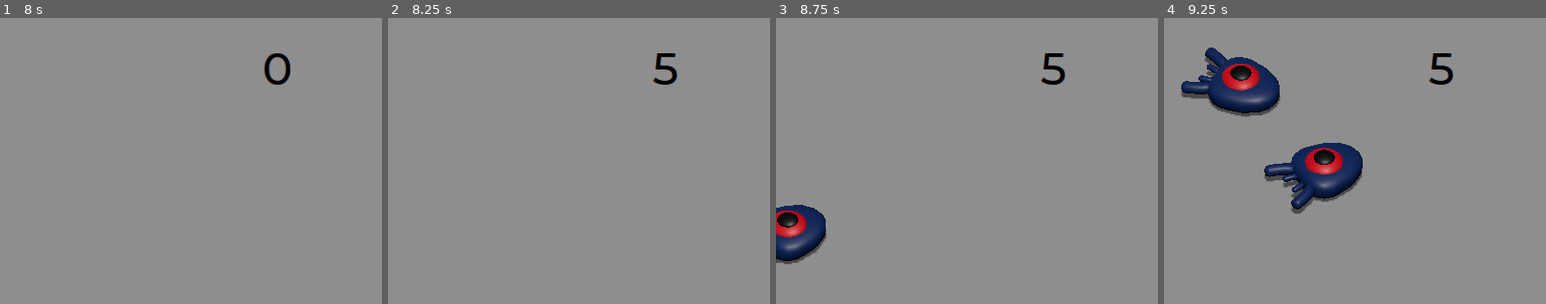
Above: before the commit, frames 1-4 (left to right).
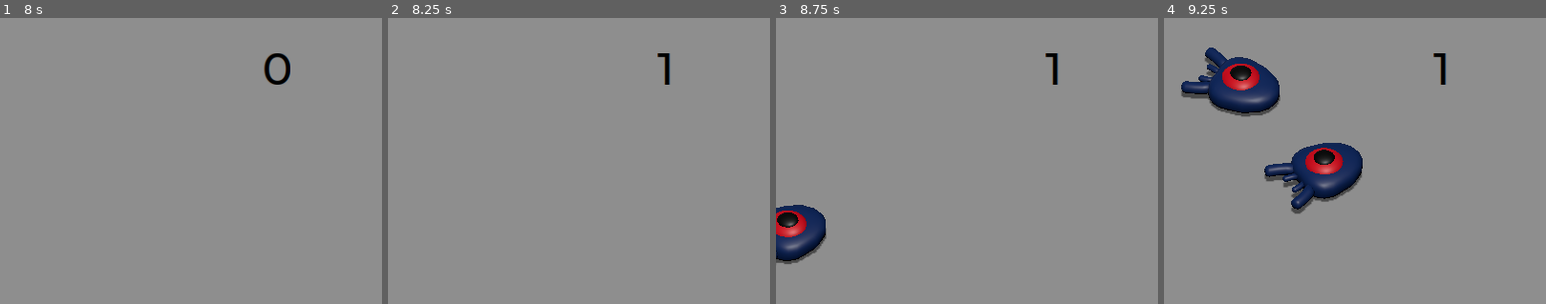
Above: after the commit, the same moments.

Repository: ParadoxV5/godot-first3D
Game: Godot game, scene res://main/main.tscn
The game is run twice, just before and just after one commit, with the same random seed, the same clock (stepped at 60 frames per second) and the same inputs.
Inputs:
- Up to frame 1 (8 s): tap Enter at 0.5 s; hold Right (move_right) 0.53-1.28 s; tap Space (jump) at 0.77, 1.52, 3.02, 3.77, 4.52, 6.02, 6.77, 7.52 s; hold Down (move_back) 1.28-2.03 s; hold Right (move_right) 2.03-2.78 s; hold Up (move_forward) 2.78-3.53 s; hold Left (move_left) 3.53-5.03 s; hold Down (move_back) 5.03-5.78 s; hold Right (move_right) 5.78-6.53 s; hold Up (move_forward) 6.53-7.28 s; hold Right (move_right) from 7.28 s (still down)
- Up to frame 2 (8.25 s): tap Space (jump) at 8 s; release Right (move_right) at 8.03 s; hold Down (move_back) from 8.03 s (still down)
- Up to frame 3 (8.75 s): keep holding Down (move_back)
- Up to frame 4 (9.25 s): release Down (move_back) at 8.78 s; hold Left (move_left) from 8.78 s (still down); tap Space (jump) at 9.02 s
The pictures show only the part of the screen within x 14-64%, y 0-50%; the shares and areas given below are measured in that part.

Frame 1 is identical in both runs. In frame 2, 0.4% of the frame differs, in the area x 69-76%, y 12-24%; in frame 3, 0.4%; in frame 4, 0.4%.

Commit message:
fix squashing squashed Mobs

Diff:
--- a/player/player.gd
+++ b/player/player.gd
@@ -28,7 +28,10 @@
     for i in range(get_slide_collision_count()):
       var collision: KinematicCollision3D = get_slide_collision(i)
       var collider: CollisionObject3D = collision.get_collider()
-      if collider and collider.is_in_group(&"mob"):
+      if (
+        collider and not collider.is_queued_for_deletion() and
+        collider.is_in_group(&"mob")
+      ):
         if collision.get_normal().dot(Vector3.UP) > 0.5: # check colliding from above
           collider.squash()
           velocity2.y = bounce_impulse
